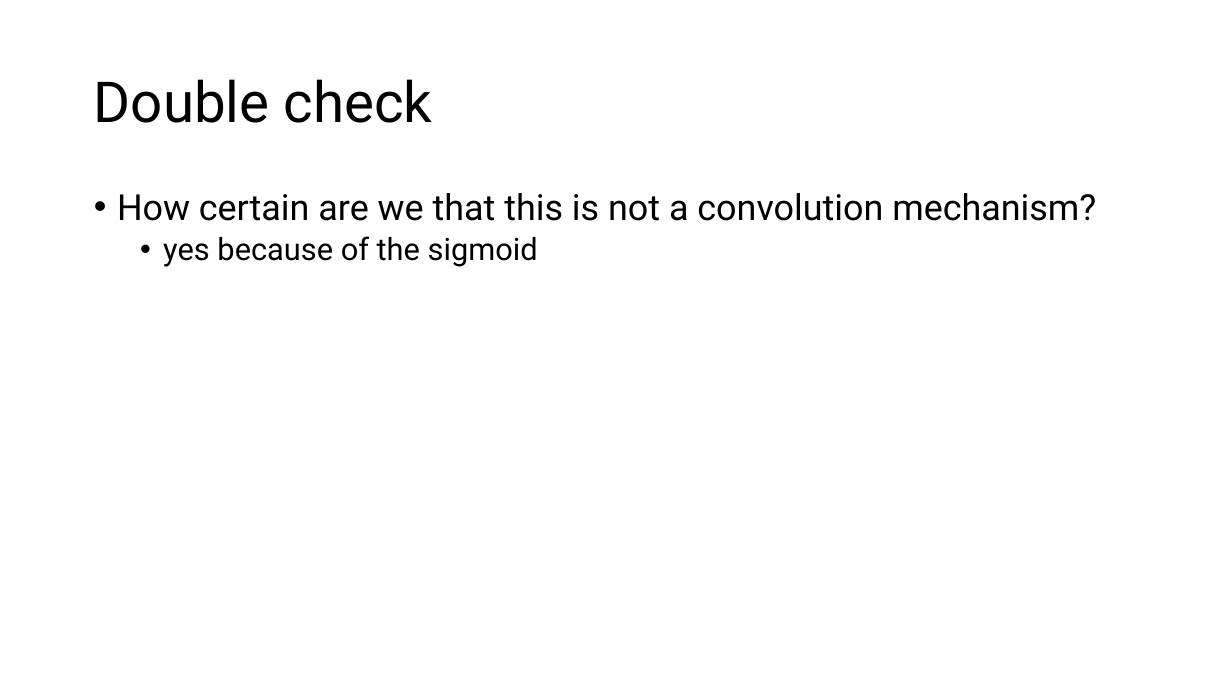
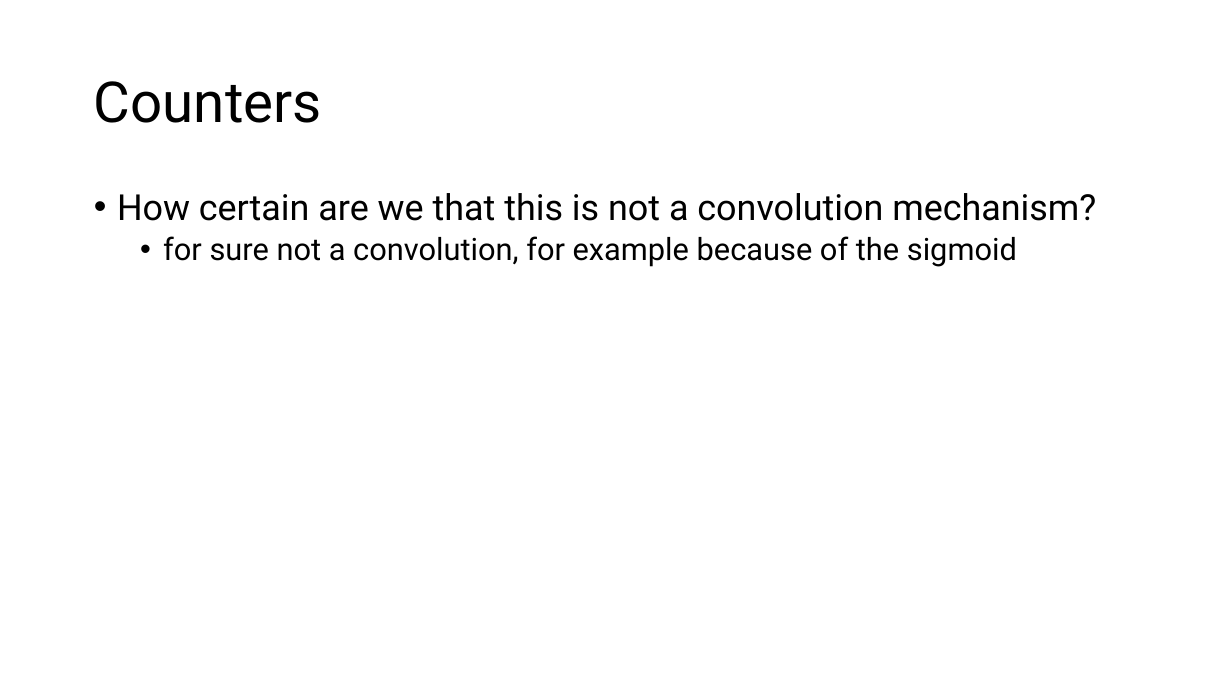
Before and after one commit to AlexTunlaw/eru, a slide deck: slide 11 of notes/2024 12 25 experiment 2.pptx (slide 10 before the commit). Drawn at 1232x693 pixels with LibreOffice and Linux fonts; fonts in the diff are those of the drawing. Boxes give left, top, right and bottom in pixels: in the first picture for what was removed or moved away, otherwise in the second. Text is boxed around its words. In the diff, an @@ line names an element or a change of style, - is before the commit and + after.

```diff
--- a/notes/2024 12 25 experiment 2.pptx
+++ b/notes/2024 12 25 experiment 2.pptx
@@ title at (x1=94, y1=81, x2=322, y2=123): text changed @@
-Double check
+Counters
@@ text at (x1=163, y1=236, x2=1017, y2=267): text changed @@
-  • yes because of the sigmoid
+  • for sure not a convolution, for example because of the sigmoid
```
Also in this commit, not shown: 1 other slide changed, 1 slide added, 1 other file.
